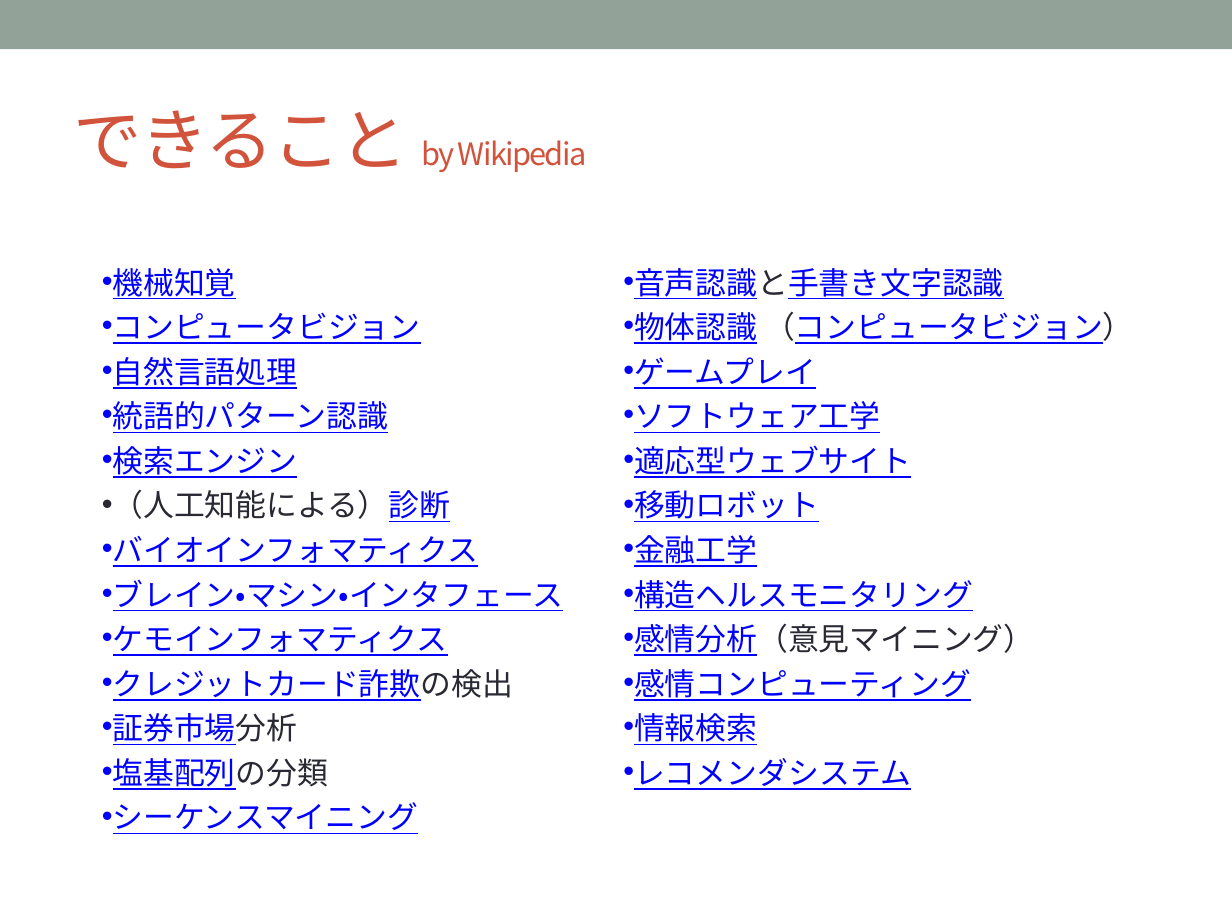
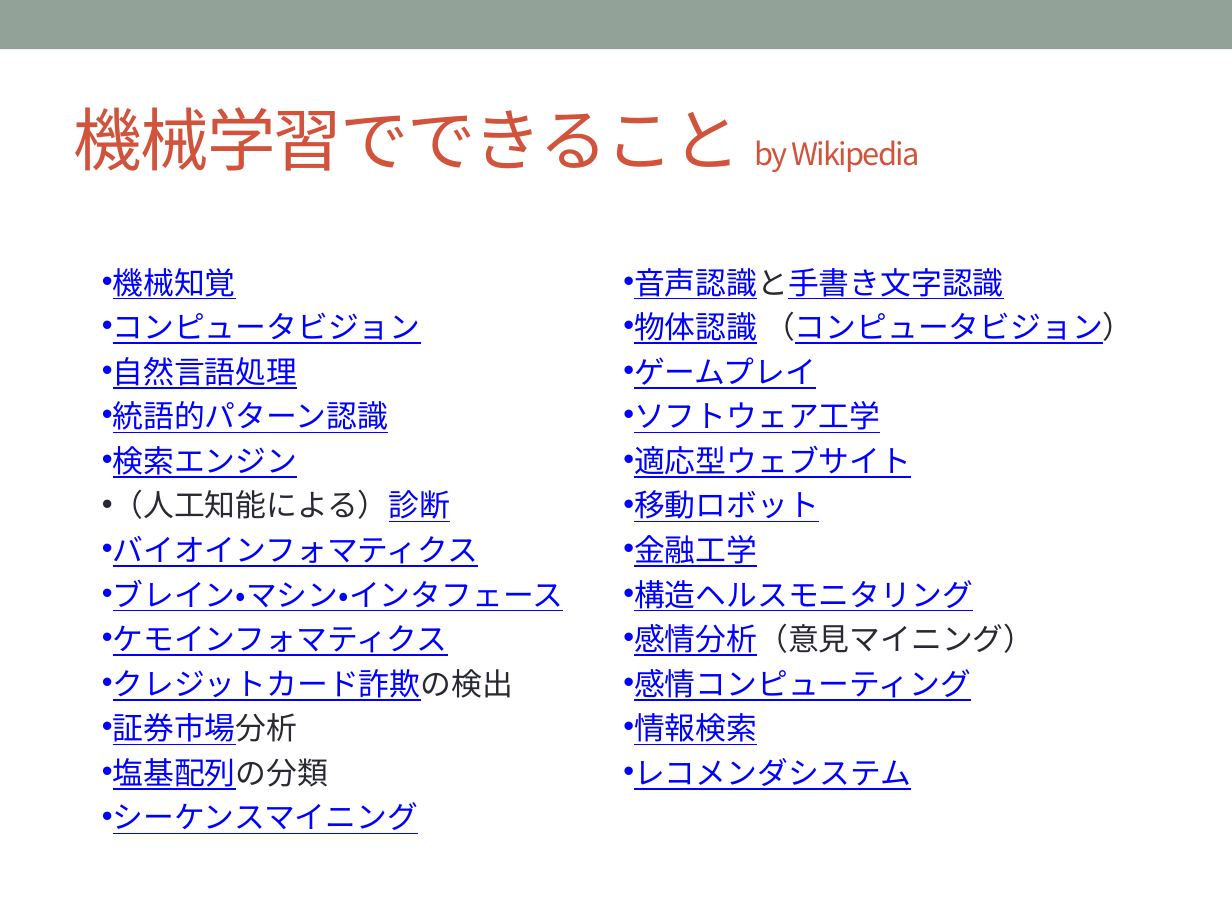
Before and after one commit to sakapun/nds51, a slide deck: slide 13 of 入門系の本を一冊も読まず.pptx (slide 14 before the commit). Drawn at 1232x924 pixels with LibreOffice and Linux fonts; fonts in the diff are those of the drawing. Boxes give left, top, right and bottom in pixels: in the first picture for what was removed or moved away, otherwise in the second. Text is boxed around its words. In the diff, an @@ line names an element or a change of style, - is before the commit and + after.

```diff
--- a/入門系の本を一冊も読まず.pptx
+++ b/入門系の本を一冊も読まず.pptx
@@ title at [74,107,919,172]: text changed @@
-できること by Wikipedia
+機械学習でできること by Wikipedia
```
Also in this commit, not shown: 2 other slides changed, 1 slide removed.
